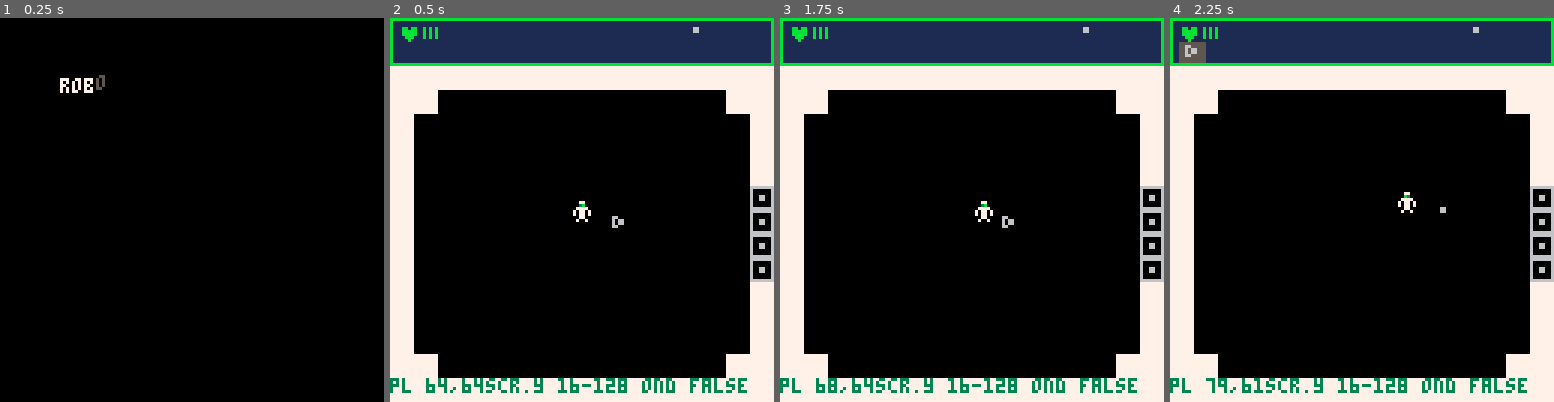
Above: before the commit, frames 1-4 (left to right).
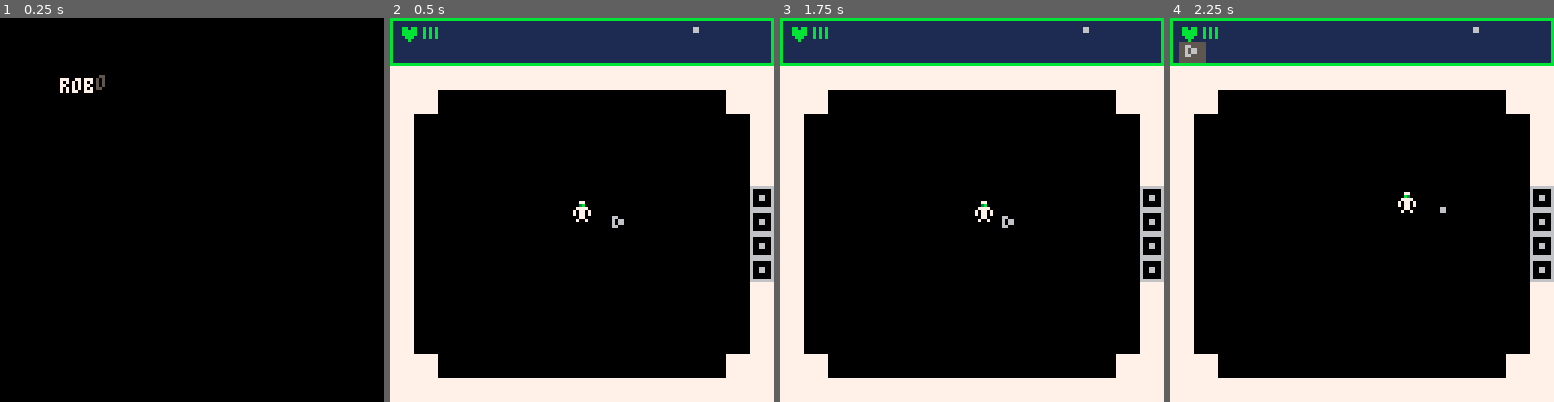
Above: after the commit, the same moments.

Repository: PedroMR/pico8
Game: PICO-8 cartridge ptron.p8
The game is run twice, just before and just after one commit, with the same random seed, the same clock (stepped at 60 frames per second) and the same inputs.
Inputs:
- Up to frame 1 (0.25 s): no input
- Up to frame 2 (0.5 s): tap X (X key) at 0.33 s
- Up to frame 3 (1.75 s): tap O (Z key) at 0.7, 1.7 s; tap X (X key) at 1.07 s; hold Right from 1.6 s (still down)
- Up to frame 4 (2.25 s): tap X (X key) at 1.85 s; release Right at 2.1 s; tap O (Z key) at 2.1 s; hold Up from 2.15 s (still down)

Frame 1 is identical in both runs. In frame 2, 1.4% of the frame differs, in the area x 0-93%, y 93-98%; in frame 3, 1.4%; in frame 4, 1.4%.

Commit message:
Red and blue weapons open doors

Diff:
--- a/ptron.p8
+++ b/ptron.p8
@@ -31,8 +31,8 @@
 local pl_wpns={}
 local wpn_basic={dmg=1,spr=4,sel=true,get=4,open=70}
 pl_wpns[1]=wpn_basic
-pl_wpns[2]={dmg=2,spr=5}
-pl_wpns[3]={dmg=3,spr=6}
+pl_wpns[2]={dmg=2,spr=5,open=68,get=5}
+pl_wpns[3]={dmg=3,spr=6,open=67,get=6}
 pl_wpns.sel=1
 pl.hp_max=3
 pl.hp=pl.hp_max
@@ -290,7 +290,7 @@
  local rx,ry=tile_from_coord(room,pl.x,pl.y)
  local t=mget(rx,ry)
  if band(fget(t),8) >=8 then
-  printh("got item "..t,logfile)
+  --printh("got item "..t,logfile)
   for wpn in all(pl_wpns) do
 	  if t==wpn.get then
 	   wpn.got=true
@@ -648,7 +648,7 @@
  color(3)
  local rx,ry=room_tile(room,pl.x,pl.y)
  local rxc,ryc=tile_from_coord(room,pl.x,pl.y)
- print("pl "..pl.x..","..pl.y.."scr.y "..scr.y0.."-"..scr.y1.." ond "..tostr(on_door),0,120)
+-- print("pl "..pl.x..","..pl.y.."scr.y "..scr.y0.."-"..scr.y1.." ond "..tostr(on_door),0,120)
 -- print("pl "..pl.x..","..pl.y.." r "..rx..","..ry.. " rmc "..rxc..","..ryc.." deu "..tostr(dr_ene_unlocked),0,120)
 end
 
@@ -944,37 +944,37 @@
 04040404040404040404040404040404040404040404040404040404040404040404040404040404040404040404040404040404040404040404040404040404
 04040404040404040404040404040404040404040404000000000404040404040000000000000000000000000000000000000000000000000000000000000000
 __gff__
-0000000c0c000000000000000000000000000000000000000000000000000000000000000000000000000000000000000000000000000000000000000000000005020505050505000000000000000000000000000000000000000000000000000000000000000000000000000000000000000000000000000000000000000000
+0000000c0c0c0c00000000000000000000000000000000000000000000000000000000000000000000000000000000000000000000000000000000000000000005020505050505000000000000000000000000000000000000000000000000000000000000000000000000000000000000000000000000000000000000000000
 0000000000000000000000000000000000000000000000000000000000000000000000000000000000000000000000000000000000000000000000000000000000000000000000000000000000000000000000000000000000000000000000000000000000000000000000000000000000000000000000000000000000000000
 __map__
 4040404040404040404040404040404040404040404040404040404040404040404040404040404040404040404040404040404040404040404040404040404040404040404040404040404040404040404040404040404040404040404040400000000000000000000000000000000000000000000000000000000000000000
-4040000000000000000000000000404040404040404040404040404040404040400000000000000000000000000000404000000000404040404000000000004040000000000000000000000000000040400000000000000000000000000000400000000000000000000000000000000000000000000000000000000000000000
-4000000000000000000000000000004040404040404000000000004040404040400000000000000000000000000000404000000000004040404000000000004040000000000000000000000000000040400000000000000000000000000000400000000000000000000000000000000000000000000000000000000000000000
-4000000000000000000000000000004040000000000000000000000000404040400000000000000000000000000000404000000000004040404000000000004040000000000000000000000000000040400000000000000000000000000000400000000000000000000000000000000000000000000000000000000000000000
-4000000000000000000000000000004040000000000000000000000000000040400000000000000000000000000000404000000000004040404000000000004040000000000000000000000000000040400000000000000000000000000000400000000000000000000000000000000000000000000000000000000000000000
-4000000000000000000000000000004641000000000000000000110000000040400000000000000000004000000000404000000000004040404000000000004040000000000000000000000000000040400000000000000000000000000000400000000000000000000000000000000000000000000000000000000000000000
-4000000000000000000400000000004641000000000000000000000000000042410000000000000000000000000000000000000000404040404000000000000000000000000000000000000000000040400000000000000000000000000000000000000000000000000000000000000000000000000000000000000000000000
-4000000000000000000000000000004641000000000000100000000000000042410000000000000000000000000000000000000040404040404000000000000000000000000000000000000000000040400000000000000000000000000000000000000000000000000000000000000000000000000000000000000000000000
-4000000000000000000000000000004641000000000000000000000000000042410000000000000000000000000000000000000040404040404040000000000000000000000000000000000000000040400000000000000000000000000000000000000000000000000000000000000000000000000000000000000000000000
-4000000000000000000000000000004040000000000000000000000000000042410000000000000000000000000000000000000040404040404040000000000000000000000000000000000000000040400000000000000000000000000000000000000000000000000000000000000000000000000000000000000000000000
-4000000000000000000000000000004040000003000000000000000000000040400000000040400040404000000000404000000000404040404040000000004040000000000000000000000000000040400000000000000000000000000000400000000000000000000000000000000000000000000000000000000000000000
-4000000000000000000000000000004040000000000000000000000000000040400000000000000000000000000000404000000000000040400000000000004040000000000000000000000000000040400000000000000000000000000000400000000000000000000000000000000000000000000000000000000000000000
+4040000000000000000000000000404040404040404040404040404040404040400000000000000040400000000000404000000000000000000000000000004040000000000000000000000000000040400000000000000000000000000000400000000000000000000000000000000000000000000000000000000000000000
+4000000000000000000000000000004040404040404000000000004040404040400000000000000040400000000000404000000000000000000000000000004040000000000000000000000000000040400000000000000000000000000000400000000000000000000000000000000000000000000000000000000000000000
+4000000000000000000000000000004040000000000000000000000000404040400000000000000000000000110000404000000000000000000000000000004040000000000000000000000000000040400000000000000000000000000000400000000000000000000000000000000000000000000000000000000000000000
+4000000000000000000000000000004040000000000000000000000000000040400000000000000000000000000000404000000000000000000000000000004040000000000000000000000000000040400000000000000000000000000000400000000000000000000000000000000000000000000000000000000000000000
+4000000000000000000000000000004641000000000000000000100000000042410000000040000000000000000000444100000000000000000000000000004141000000000000000000000000000000400000000000000000000000000000400000000000000000000000000000000000000000000000000000000000000000
+4000000000000000000400000000004641000000000000000000000000000042410000000040000000000000000000444100000000000000000000000000004141000000000000000000000000000000400000000000000000000000000000000000000000000000000000000000000000000000000000000000000000000000
+4000000000000000000000000000004641000000000000000000000000000042410000000040000000000000000000444100000000000040400000000000004141000000000000404000000000000000400000000000000000000000000000000000000000000000000000000000000000000000000000000000000000000000
+4000000000000000000000000000004641000000000000000000000000000042410000000040000000000000000000444100000000000040400000000000004141000000000000404000000000000000400000000000000000000000000000000000000000000000000000000000000000000000000000000000000000000000
+4000000000000000000000000000004040000000060000000000000000000040400000000000000040404000000000404000000000000000000000000000004040000000000000000000000000000040400000000000000000000000000000000000000000000000000000000000000000000000000000000000000000000000
+4000000000000000000000000000004040000000000000000000000010000040400000000000000000000000000000404000000000000000000000000000004040000000000000000000000000000040400000000000000000000000000000400000000000000000000000000000000000000000000000000000000000000000
+4000000000000000000000000000004040000000000000000000000000000040400000000000000000000000000000404000000000000000000000000000004040000000000000000000000000000040400000000000000000000000000000400000000000000000000000000000000000000000000000000000000000000000
 4040000000000000000000000000404040000000000000000000000000404040400000000000000000000000000000404000000000000000000000000000004040000000000000000000000000000040400000000000000000000000000000400000000000000000000000000000000000000000000000000000000000000000
-4040404040404040404040404040404040404040404043434343404040404040400000000000000000000000000000404000000000000000000000000000004040000000000000000000000000000040400000000000000000000000000000400000000000000000000000000000000000000000000000000000000000000000
-4000000000000000000000000000004040404040404042424242404040404040400000000000000000000000000000404000000000000000000000000000004040000000000000000000000000000040400000000000000000000000000000400000000000000000000000000000000000000000000000000000000000000000
-4040404040400000000040404040404040404040404000000000404040404040404040404040000000004040404040404040404040400000000040404040404040404040404000000000404040404040404040404040000000004040404040400000000000000000000000000000000000000000000000000000000000000000
-4040404040400000000040404040404040404040000000000000000040404040404040404040000000004040404040404040404040400000000040404040404040404040404000000000404040404040404040404040000000004040404040400000000000000000000000000000000000000000000000000000000000000000
-4000000000400000000000000000004040000000000000000000000000000040400000000040000000004000000000404000000000000000000000000000004040000000000000000000000000000040400000000000000000000000000000400000000000000000000000000000000000000000000000000000000000000000
-4000000040400000000000000000004040000000000000000000000000000040400000000040000000004000000000404000000000000000000000000000004040000000000000000000000000000040400000000000000000000000000000400000000000000000000000000000000000000000000000000000000000000000
-4000004040000000000000000000004040000000000000000000000000000040400000000040000000004000000000404000000000000000000000000000004040000000000000000000000000000040400000000000000000000000000000400000000000000000000000000000000000000000000000000000000000000000
-4000404000000000000000000000004040000000000000000000000000000040400000000040000000004000000000404000000000000000000000000000004040000000000000000000000000000040400000000000000000000000000000400000000000000000000000000000000000000000000000000000000000000000
-4040400000000000000000000000004040000000000000000000000000000040400000000040000000004000000000404000000000000000000000000000004040000000000000000000000000000040400000000000000000000000000000400000000000000000000000000000000000000000000000000000000000000000
-4040000000000000000000000000004040000000000000000000000000000042410000000040000000004000000000000000000000000000000000000000000000000000000000000000000000000040400000000000000000000000000000000000000000000000000000000000000000000000000000000000000000000000
-4040000000000000000000000000004040000000000000000000000000000042410000000040000000004000000000000000000000000000000000000000000000000000000000000000000000000040400000000000000000000000000000000000000000000000000000000000000000000000000000000000000000000000
-4040000000000000000000000000004040000000000000000000000000000042410000000040000000004000000000000000000000000000000000000000000000000000000000000000000000000040400000000000000000000000000000000000000000000000000000000000000000000000000000000000000000000000
-4040000000000000000000000000004040000000000000000000000000000042410000000040000000004000000000000000000000000000000000000000000000000000000000000000000000000040400000000000000000000000000000000000000000000000000000000000000000000000000000000000000000000000
-4040400000000000000000000000004040000000000000000000000000000040400000000040000000004000000000404000000000000000000000000000004040000000000000000000000000000040400000000000000000000000000000400000000000000000000000000000000000000000000000000000000000000000
-4000404000000000000000000000004040000000000000000000000000000040400000000040000000004000000000404000000000000000000000000000004040000000000000000000000000000040404000000000000000000000000000400000000000000000000000000000000000000000000000000000000000000000
+4040404040404040404040404040404040404040404043434343404040404040404040404040424242424040404040404040404040400000000040404040404040404040404000000000404040404040400000000000000000000000000000400000000000000000000000000000000000000000000000000000000000000000
+4000000000000000000000000000004040404040404041414141404040404040404040404040414141414040404040404040404040404141414140404040404040404040404000000000404040404040400000000000000000000000000000400000000000000000000000000000000000000000000000000000000000000000
+4040404040400000000040404040404040000000000000000000000000000040400000000000000000000000000000404000000000000000000000000000004040404040404000000000404040404040404040404040000000004040404040400000000000000000000000000000000000000000000000000000000000000000
+4040404040400000000040404040404040000000000000000000000000000040400000000000000000000000000000404000000000000000000000000000004040404040404000000000404040404040404040404040000000004040404040400000000000000000000000000000000000000000000000000000000000000000
+4000000000400000000000000000004040000000000000000000000000000040400000000000000000000000000000404000000000000000000000000000004040000000000000000000000000000040400000000000000000000000000000400000000000000000000000000000000000000000000000000000000000000000
+4000000040400000000000000000004040000000000000000000000000000040400000000000000000000000001000404000000000000000000000000000004040000000000000000000000000000040400000000000000000000000000000400000000000000000000000000000000000000000000000000000000000000000
+4000004040000000000000000000004041000000000000000000000000000041400000000000000000000000000000404000000000000000000000000000004040000000000000000000000000000040400000000000000000000000000000400000000000000000000000000000000000000000000000000000000000000000
+4000404000000000000000000000004041000000000000000000000000000041400000100000000000000040404040404000000000000000000000000000000040000000000000000000000000000040400000000000000000000000000000400000000000000000000000000000000000000000000000000000000000000000
+4040400000000000000000000000004041000000000000404000000000000041400000000000000000000000000000404000000000000040400000000000000040000000000000000000000000000040400000000000000000000000000000400000000000000000000000000000000000000000000000000000000000000000
+4040000000000000000000000000004041000000000000404000000000000041404040404040000000000000000000404000000000000040400000000000000000000000000000000000000000000040400000000000000000000000000000000000000000000000000000000000000000000000000000000000000000000000
+4040000000000000000000000000004040000000000000000000000000000040400000000044000000000000000000404000000000000000000000000000000000000000000000000000000000000040400000000000000000000000000000000000000000000000000000000000000000000000000000000000000000000000
+4040000000000000000000000000004040000000000000000000000000000040400003000044000000000000110000404000000000000000000000000000004000000000000000000000000000000040400000000000000000000000000000000000000000000000000000000000000000000000000000000000000000000000
+4040000000000000000000000000004040000000000000000000000000000040400000000044000000000000000500404000000000000000000000000000004000000000000000000000000000000040400000000000000000000000000000000000000000000000000000000000000000000000000000000000000000000000
+4040400000000000000000000000004040000000000000000000000000000040400000000044000000000000000000404000000000000000000000000000004040000000000000000000000000000040400000000000000000000000000000400000000000000000000000000000000000000000000000000000000000000000
+4000404000000000000000000000004040404040404000000000404040404040404040404040404040404040404040404040404040400000000040404040404040000000000000000000000000000040404000000000000000000000000000400000000000000000000000000000000000000000000000000000000000000000
 4000004040000000000000000000004040000000000000000000000000000040400000000040000000004000000000404000000000000000000000000000004040000000000000000000000000000040400000000000000000000000000000400000000000000000000000000000000000000000000000000000000000000000
 4000000040000000000000000000004040000000000000000000000000000040400000000040000000004000000000404000000000000000000000000000004040000000000000000000000000000040400000000000000000000000000000400000000000000000000000000000000000000000000000000000000000000000
 4000000040400000000000000000004040000000000000000000000000000040400000000040000000004000000000404000000000000000000000000000004040000000000000000000000000000040400000000000000000000000000000400000000000000000000000000000000000000000000000000000000000000000
